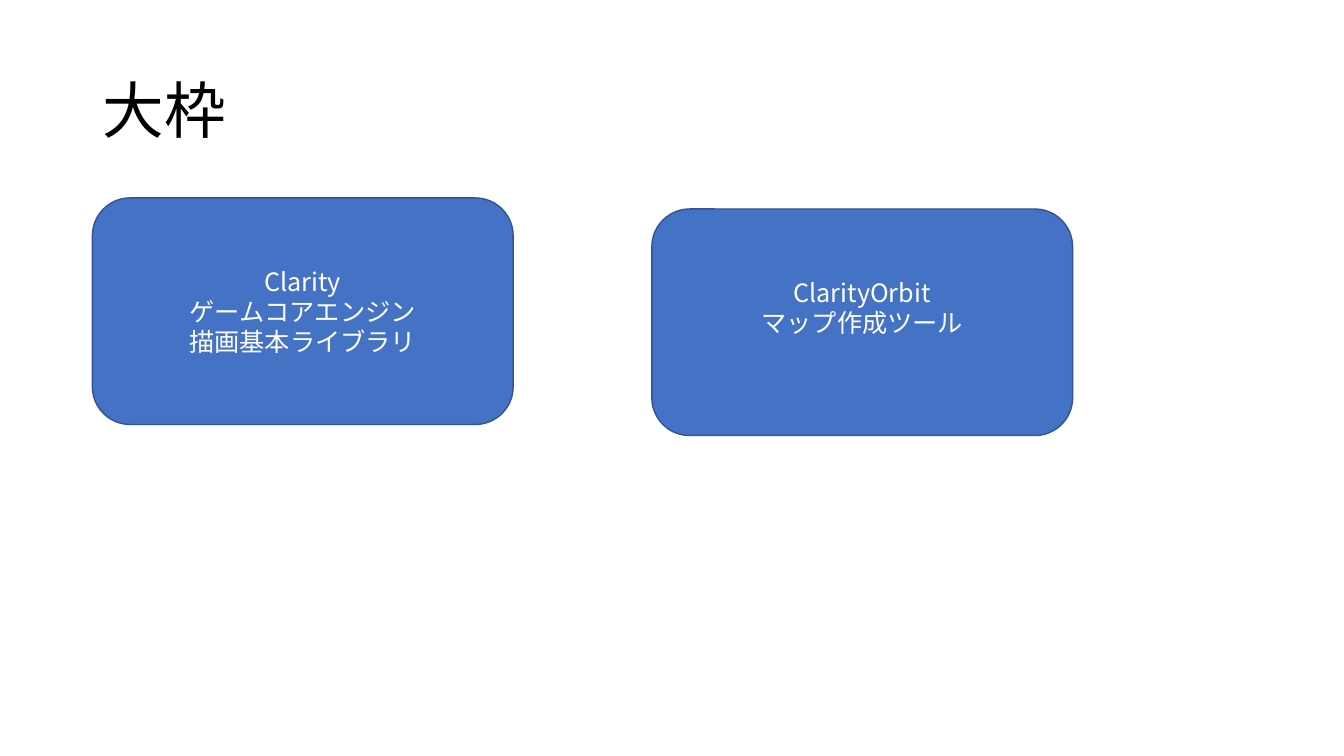
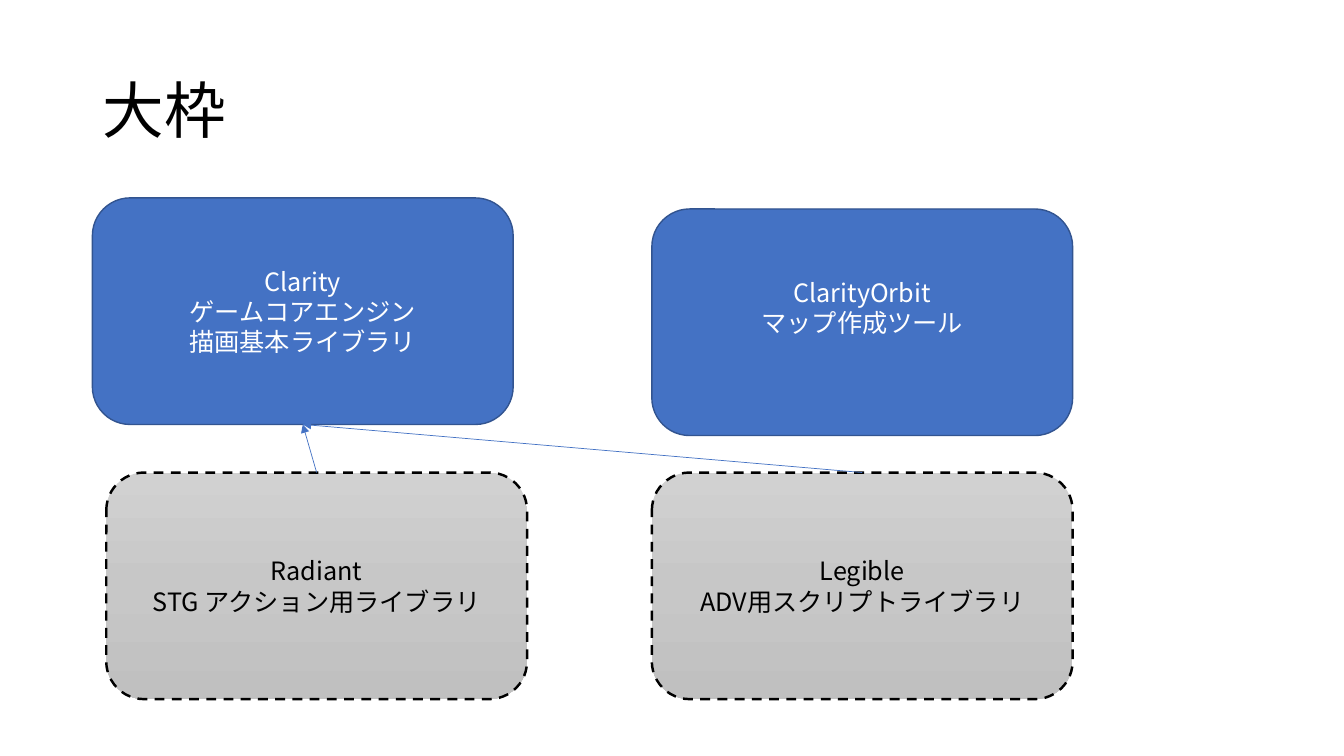
Before and after one commit to sulkmqul/Clarity, a slide deck: slide 4 of doc/Clarityエンジン.pptx. Drawn at 1344x756 pixels with LibreOffice and Linux fonts; fonts in the diff are those of the drawing. Boxes give left, top, right and bottom in pixels: in the first picture for what was removed or moved away, otherwise in the second. Text is boxed around its words. In the diff, an @@ line names an element or a change of style, - is before the commit and + after.

```diff
--- a/doc/Clarityエンジン.pptx
+++ b/doc/Clarityエンジン.pptx
@@ arrow added from (317, 473) to (302, 424), #4472C4 0.5 pt @@
@@ arrow added from (862, 473) to (302, 424), #4472C4 0.5 pt @@
@@ rounded rectangle added at box(106, 473, 526, 700), fill gradient #D2D2D2 to #C8C8C8 to #C0C0C0, outline #000000 1.75 pt dashed, 18 pt, text #000000 @@
+Radiant
+STG アクション用ライブラリ
@@ rounded rectangle added at box(652, 473, 1073, 700), fill gradient #D2D2D2 to #C8C8C8 to #C0C0C0, outline #000000 1.75 pt dashed, 18 pt, text #000000 @@
+Legible
+ADV用スクリプトライブラリ
```
Also in this commit, not shown: 29 other files.
